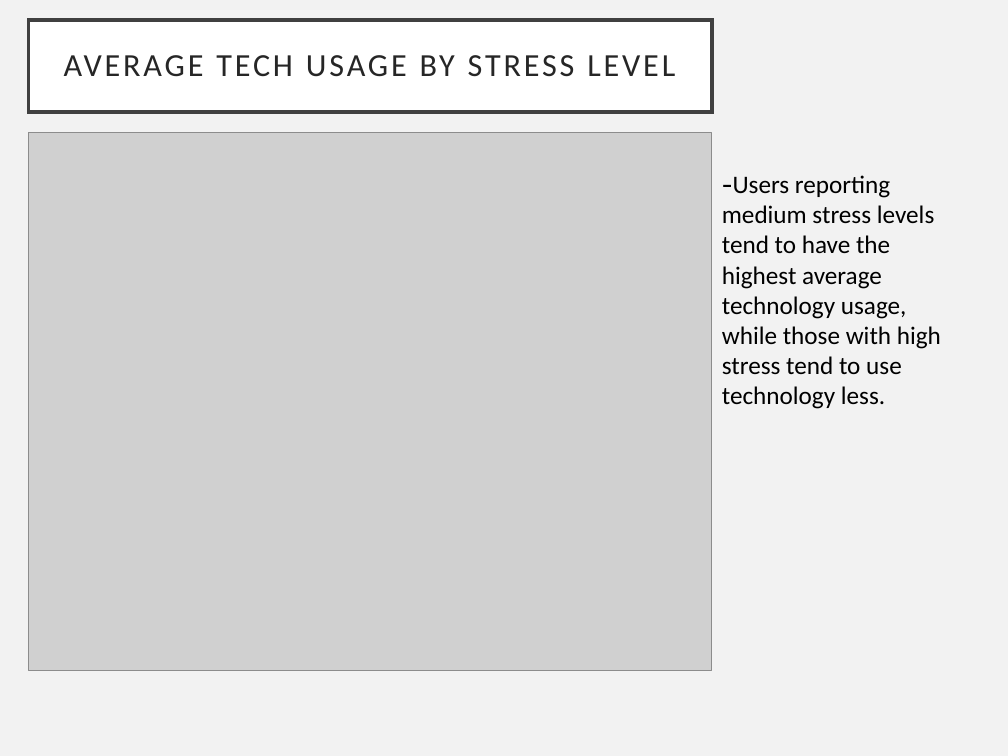
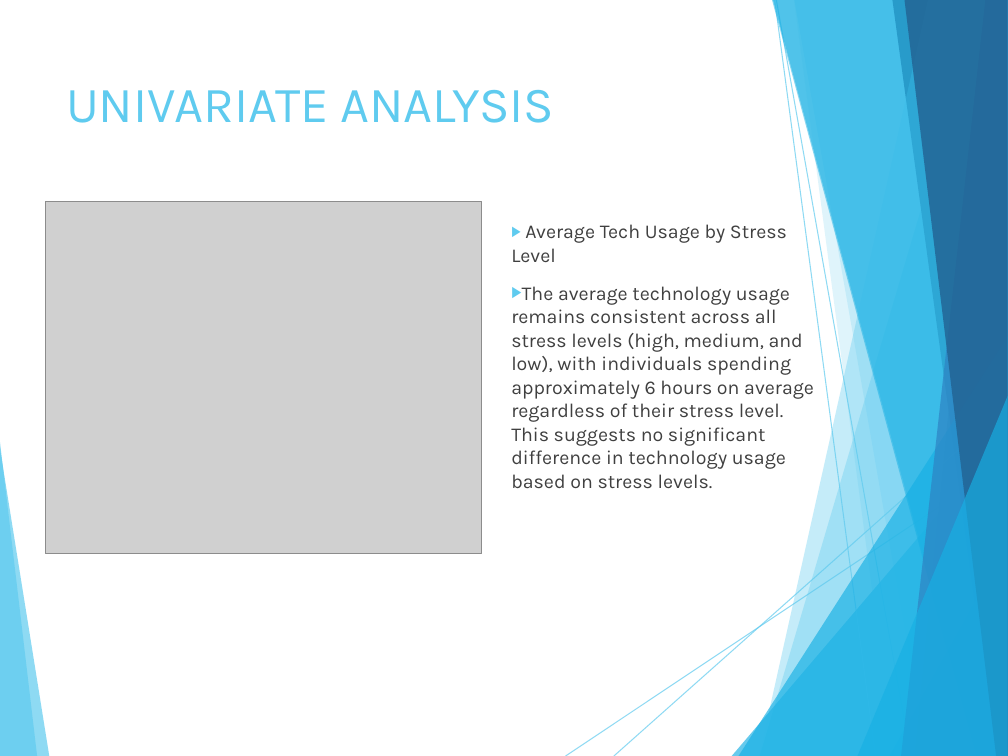
Before and after one commit to nisaakan/DSA210-Project, a slide deck: slide 10 of Nisa KAN Tech_Usage_Visual_Analysis_Presentation.pptx (slide 9 before the commit). Drawn at 1008x756 pixels with LibreOffice and Linux fonts; fonts in the diff are those of the drawing; grey boxes stand for pictures. Boxes give left, top, right and bottom in pixels: in the first picture for what was removed or moved away, otherwise in the second. Text is boxed around its words. In the diff, an @@ line names an element or a change of style, - is before the commit and + after.

```diff
--- a/Nisa KAN Tech_Usage_Visual_Analysis_Presentation.pptx
+++ b/Nisa KAN Tech_Usage_Visual_Analysis_Presentation.pptx
@@ background #F2F2F2 to #FFFFFF @@
@@ title removed at (28, 20, 712, 112) @@
-AVERAGE TECH USAGE BY STRESS LEVEL
@@ title added at (66, 90, 555, 123), 36 pt, text #5FCBEF @@
+UNIVARIATE ANALYSIS
@@ picture removed at (28, 133, 712, 670) @@
@@ picture added at (45, 202, 482, 554) @@
@@ text at (511, 224, 814, 488): text changed; size 18 to 14 pt; font Calibri to Karla; text colour #000000 to #404040 @@
--Users reporting medium stress levels tend to have the highest average technology usage, while those with high stress tend to use technology less.
+▶ Average Tech Usage by Stress Level
+▶ The average technology usage remains consistent across all stress levels (high, medium, and low), with individuals spending approximately 6 hours on average regardless of their stress level. This suggests no significant difference in technology usage based on stress levels.
@@ group added at (0, 0, 1008, 756): 5 freeform shapes, 3 triangles, 2 lines @@
@@ group added at (0, 0, 1008, 756): 8 freeform shapes, 2 lines @@
```
Also in this commit, not shown: 9 other slides changed, 3 slides added.
